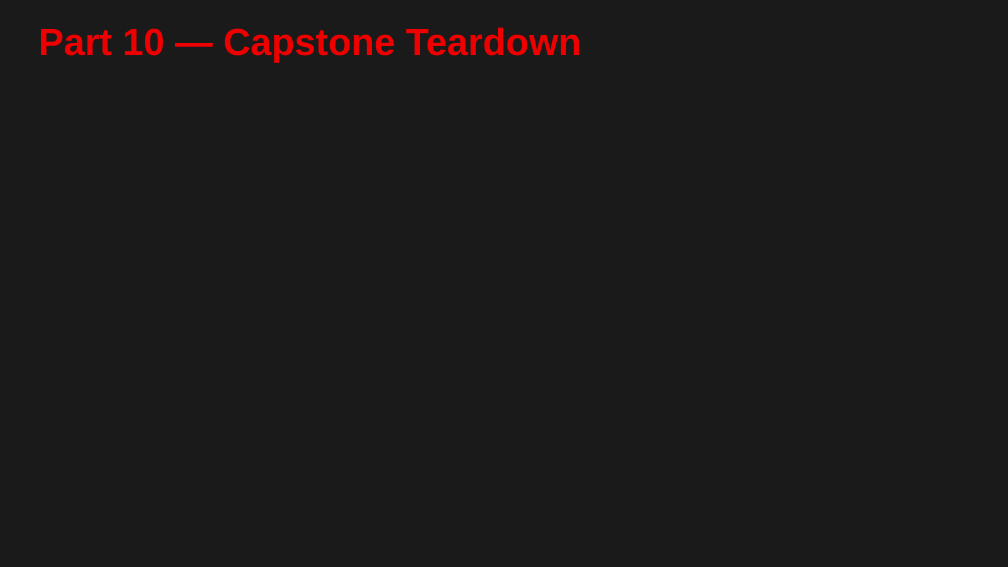
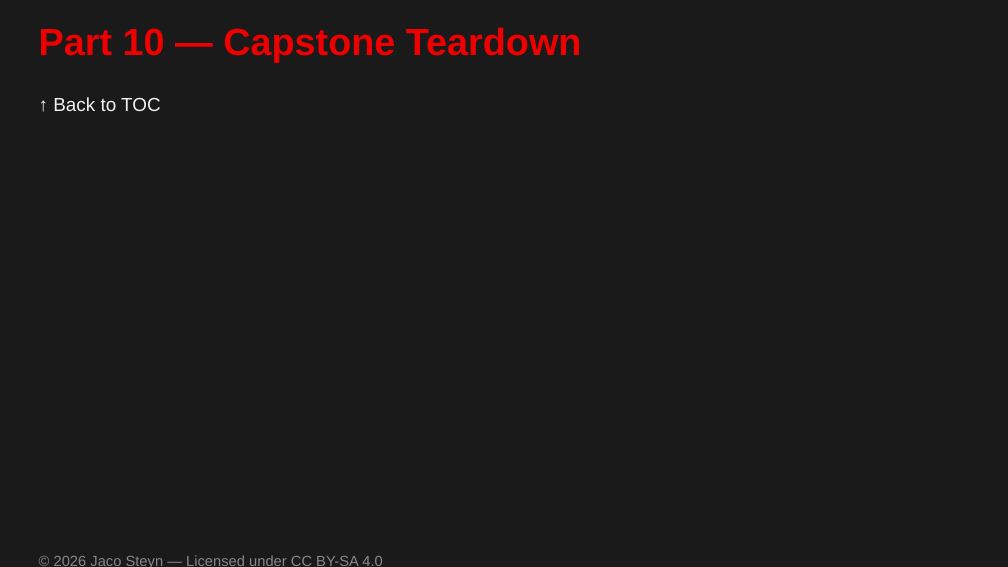
Before and after one commit to UncleJS/course_firewalld, a slide deck: slide 37 of slides/13-capstone-project.odp. Drawn at 1008x567 pixels with LibreOffice and Linux fonts; fonts in the diff are those of the drawing. Boxes give left, top, right and bottom in pixels: in the first picture for what was removed or moved away, otherwise in the second. Text is boxed around its words. In the diff, an @@ line names an element or a change of style, - is before the commit and + after.

Commit message:
Add TOC, Back-to-TOC links, and CC BY-SA 4.0 copyright to all content
- Regenerate ## Table of Contents in all 17 markdown files with
  GitHub-flavour anchor links; insert after H1/blockquote/--- opener
- Add '↑ Back to TOC' link at the bottom of every ## section
  (all sections including Lab, Prerequisites, Key Takeaways, etc.)
- Append '© 2026 Jaco Steyn — Licensed under CC BY-SA 4.0' footer
  to every markdown file
- Add add_copyright_footer() helper to build_slides.py and call it
  from all 7 slide renderers; shrink code/diagram boxes by 0.7 cm
  to avoid overlap
- Regenerate all 15 ODP slide decks with the copyright footer
- Add idempotent update_md.py processor script for future re-runs

```diff
--- a/slides/13-capstone-project.odp
+++ b/slides/13-capstone-project.odp
@@ text added at [53,97,161,111], 18 pt, text #F0F0F0 @@
+↑ Back to TOC
@@ text added at [54,555,382,567], 14 pt, text #888888 @@
+© 2026 Jaco Steyn — Licensed under CC BY-SA 4.0
```
Also in this commit, not shown: 40 other slides changed, 33 other files.
